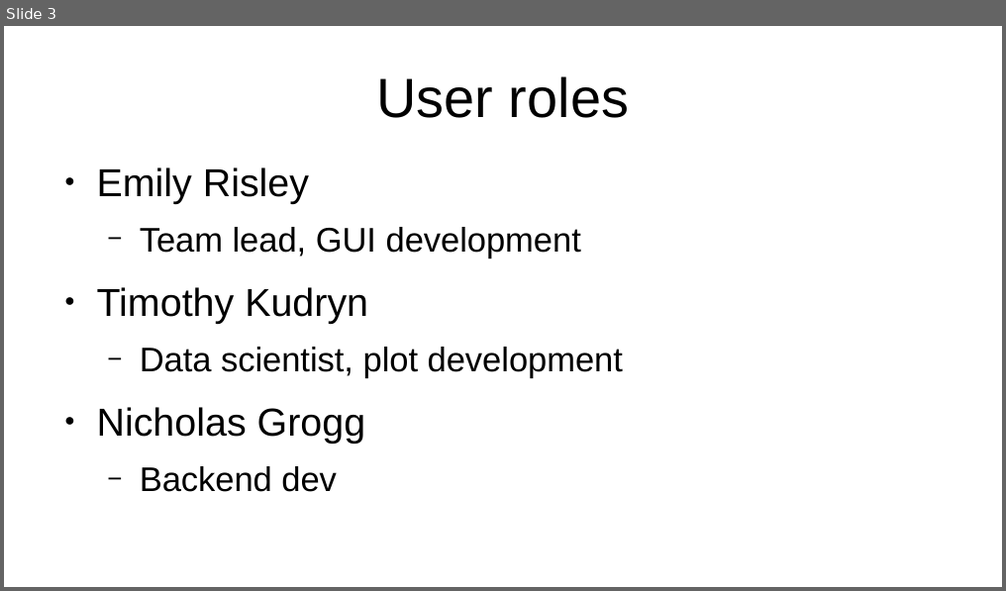
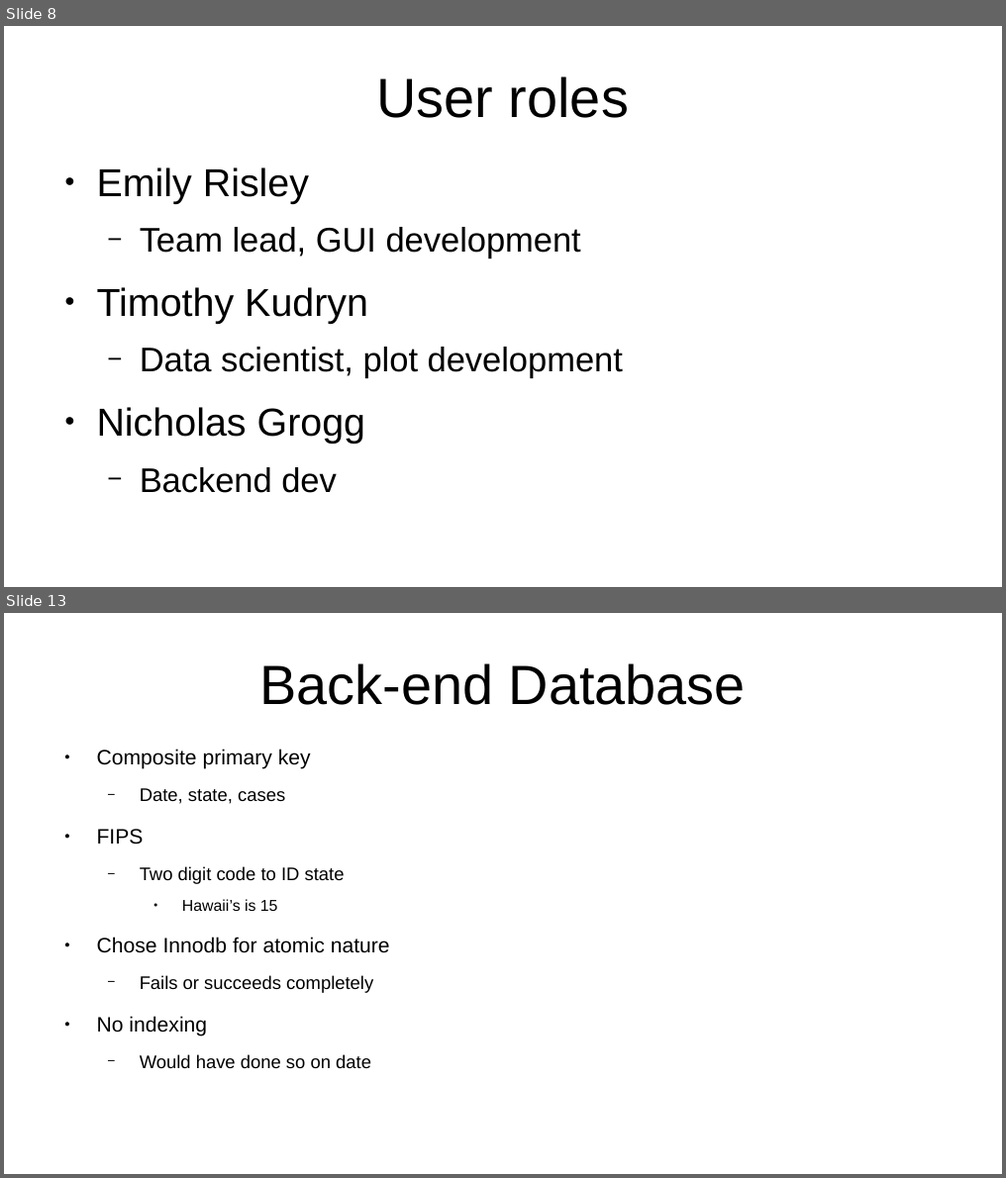
Before and after one commit to tkudryn/cs450-final, a slide deck: final/presentation.pptx. Shown one above the other, each under a label of ours: slide 3 before the commit, slides 8 and 13 after it; the slides between them are not shown. The pictures are 1006x591 and 1006x1178 pixels, drawn with LibreOffice and Linux fonts; fonts in the diff are those of the drawing. Boxes give left, top, right and bottom in pixels: in the first picture for what was removed or moved away, otherwise in the second. Text is boxed around its words. In the diff, an @@ line names an element or a change of style, - is before the commit and + after.

```diff
--- a/final/presentation.pptx
+++ b/final/presentation.pptx
@@ slide 13 added at bbox=[4, 613, 1002, 1174], background #FFFFFF @@
@@ text added at bbox=[259, 663, 746, 705], 44 pt, text #000000 @@
+Back-end Database
@@ text added at bbox=[97, 749, 390, 1068], 14.6 pt, text #000000 @@
+● Composite primary key
+  − Date, state, cases
+● FIPS
+  − Two digit code to ID state
+    ● Hawaii’s is 15
+● Chose Innodb for atomic nature
+  − Fails or succeeds completely
+● No indexing
+  − Would have done so on date
@@ what was slide 3 is now slide 8 @@
```
Also in this commit, not shown: 10 other slides added.
